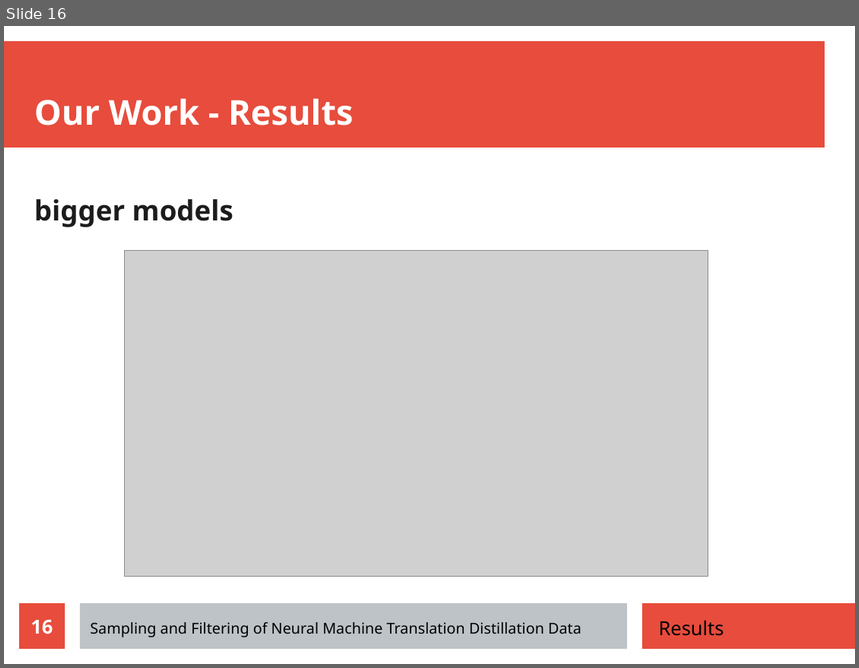
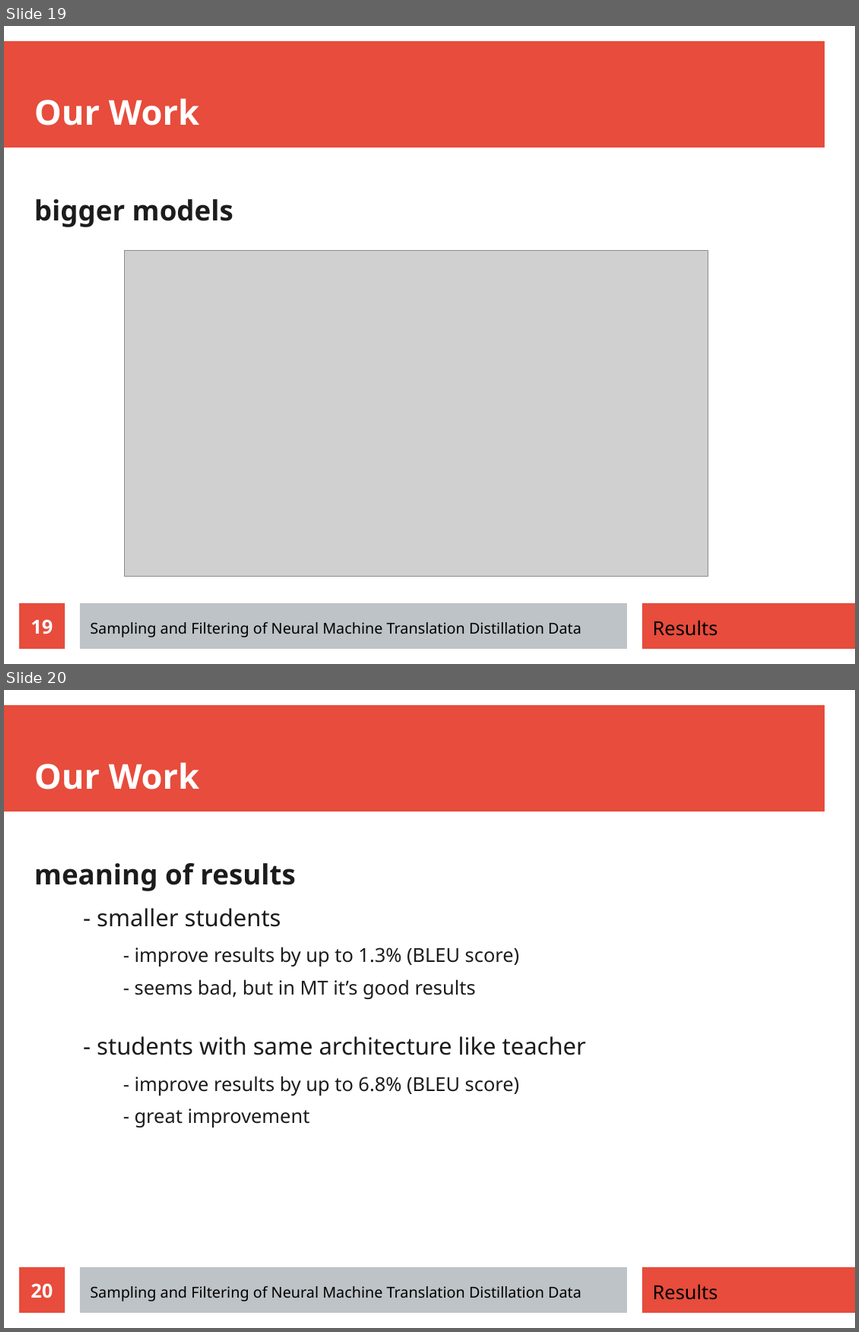
Before and after one commit to zouharvi/reference-mt-distill, a slide deck: meta/final_presentation.odp. Shown one above the other, each under a label of ours: slide 16 before the commit, slides 19 and 20 after it. The pictures are 859x668 and 859x1332 pixels, drawn with LibreOffice and Linux fonts; fonts in the diff are those of the drawing; grey boxes stand for pictures. Boxes give left, top, right and bottom in pixels: in the first picture for what was removed or moved away, otherwise in the second. Text is boxed around its words. In the diff, an @@ line names an element or a change of style, - is before the commit and + after.

```diff
--- a/meta/final_presentation.odp
+++ b/meta/final_presentation.odp
@@ slide 20 added at <box>4,690,855,1328</box>, background #FFFFFF; not listed: 3 template elements that a slide beside it also shows @@
@@ title added at <box>34,762,199,790</box>, 32 pt, text #FFFFFF, bold @@
+Our Work
@@ text added at <box>34,863,586,1128</box>, 18 pt, text #1C1C1C @@
+meaning of results
+  - smaller students
+    - improve results by up to 1.3% (BLEU score)
+    - seems bad, but in MT it’s good results
+  - students with same architecture like teacher
+    - improve results by up to 6.8% (BLEU score)
+    - great improvement
@@ page number added at <box>19,1268,65,1313</box>, fill #E74C3C, 18 pt, text #FFFFFF, bold @@
+20
@@ text added at <box>90,1287,582,1302</box>, 14 pt, text #000000 @@
+Sampling and Filtering of Neural Machine Translation Distillation Data
@@ text added at <box>653,1284,718,1300</box>, 18 pt, text #000000 @@
+Results
@@ what was slide 16 is now slide 19 @@
@@ slide 19 changed as well @@
@@ title at <box>34,98,199,126</box>: text changed @@
-Our Work - Results
+Our Work
@@ text "Results": place and size @@
-text "Results" at <box>659,620,724,636</box>
+text "Results" at <box>653,620,718,636</box>
@@ page number at <box>31,620,53,635</box>: text changed @@
-16
+19
```
Also in this commit, not shown: 14 other slides changed, 4 other slides added.
